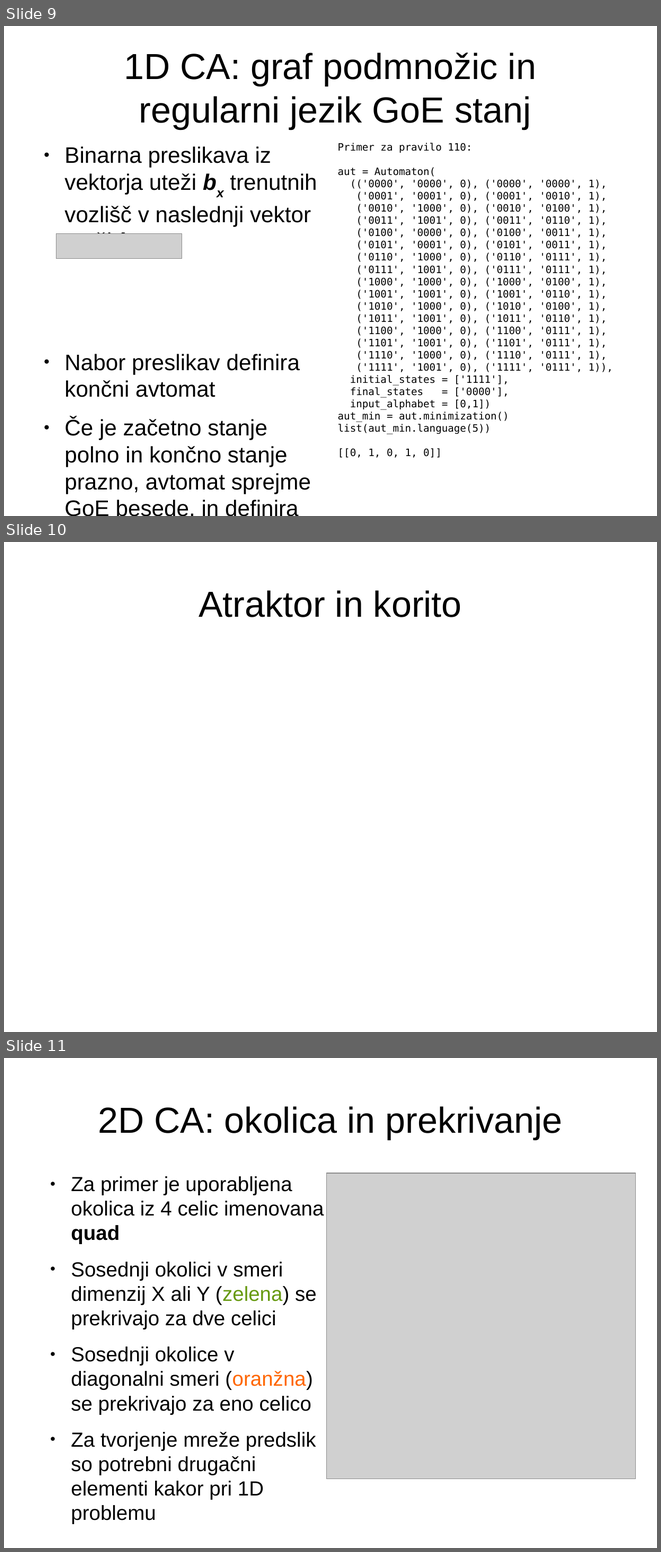
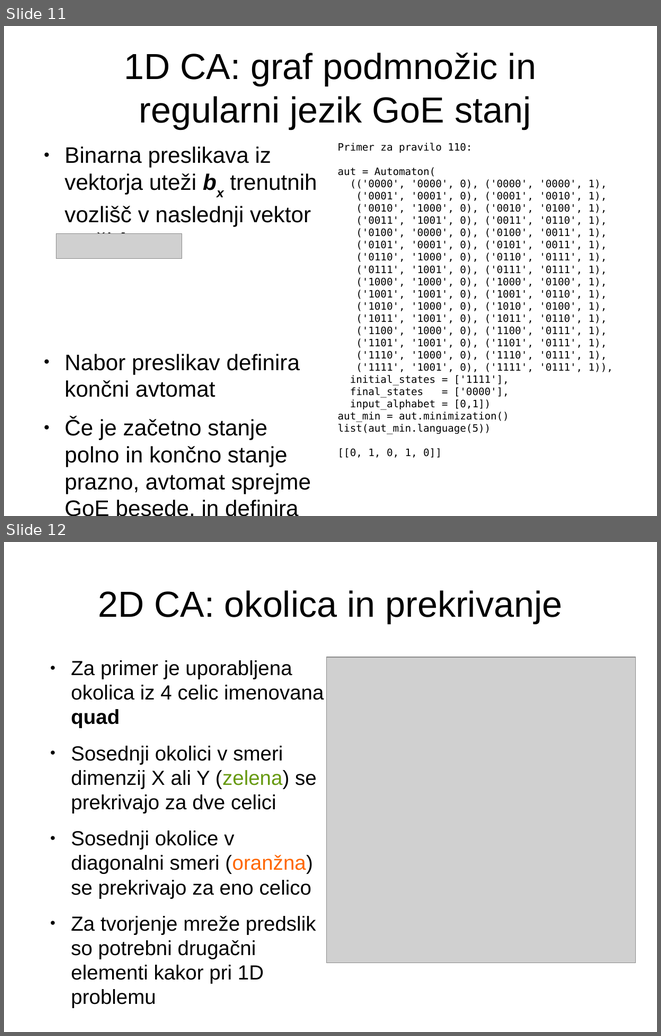
Before and after one commit to jeras/fri-latex-templates, a slide deck: predstavitev/predstavitev.odp. Shown one above the other, each under a label of ours: slides 9, 10 and 11 before the commit, slides 11 and 12 after it. The pictures are 661x1552 and 661x1036 pixels, drawn with LibreOffice and Linux fonts; fonts in the diff are those of the drawing; grey boxes stand for pictures. Boxes give left, top, right and bottom in pixels: in the first picture for what was removed or moved away, otherwise in the second. Text is boxed around its words. In the diff, an @@ line names an element or a change of style, - is before the commit and + after.

```diff
--- a/predstavitev/predstavitev.odp
+++ b/predstavitev/predstavitev.odp
@@ slide 10 removed at [4,542,657,1032], background #FFFFFF @@
@@ title removed at [199,590,462,617] @@
-Atraktor in korito
@@ what was slide 9 is now slide 11 @@
@@ what was slide 11 is now slide 12 @@
```
Also in this commit, not shown: 2 slides added, 1 other file.
